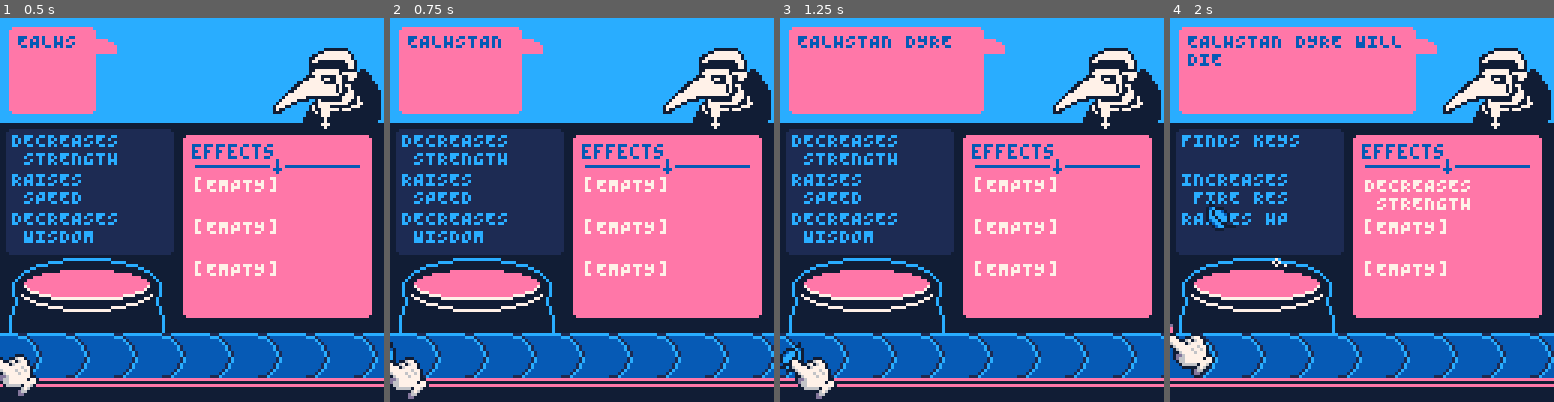
Above: before the commit, frames 1-4 (left to right).
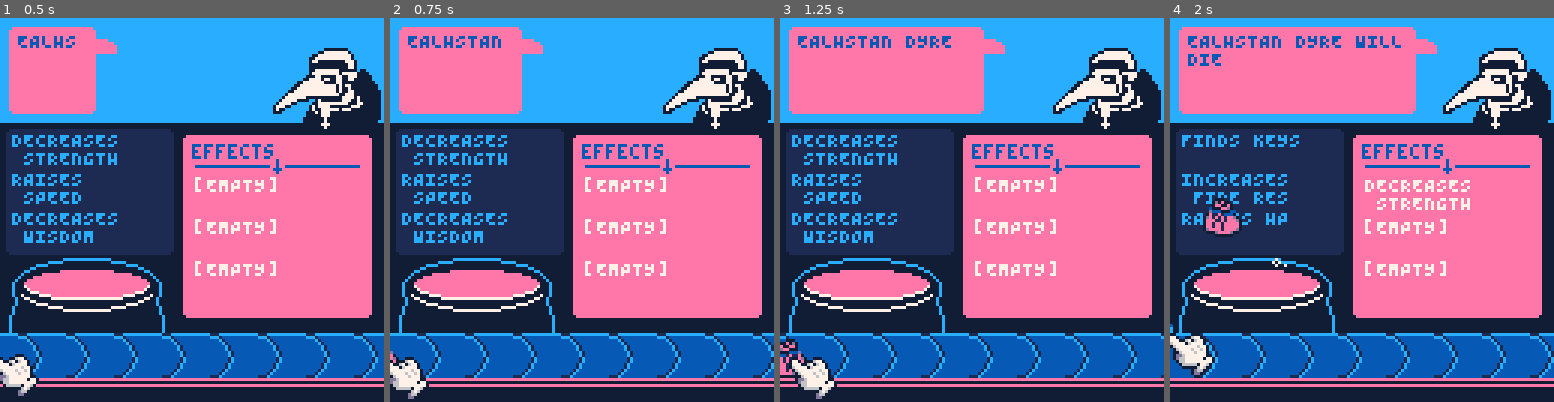
Above: after the commit, the same moments.

Repository: Yolwoocle/minijam_112
Game: PICO-8 cartridge minijam112.p8
Same seed, same stepped clock (60 frames per second), same inputs: the game is played once before the commit and once after it.
Inputs:
- Up to frame 1 (0.5 s): tap X (X key) at 0.33 s
- Up to frame 2 (0.75 s): tap O (Z key) at 0.7 s
- Up to frame 3 (1.25 s): tap X (X key) at 1.07 s
- Up to frame 4 (2 s): hold Right from 1.6 s (still down); tap O (Z key) at 1.7 s; tap X (X key) at 1.85 s

Frame 1 is identical in both runs. In frame 2, less than 0.1% of the frame differs, in the area x 0-3%, y 84-90%; in frame 3, 0.4%; in frame 4, 0.8%, in the area x 0-19%, y 46-83%.

Commit message:
Other ingredients

Diff:
--- a/minijam112.p8
+++ b/minijam112.p8
@@ -389,8 +389,7 @@
 last_names=split"GRAHAMES,HUMES,HARFORDE,DARWINE,GOODEE,ELWINE,EDISONE,SWEETE,TATUME,DYRE,BYRD,WEBBE,HEDLEYE,EVERLYE,HARRISE,FAIRBAIRNS,WESTCOTTE,EDGARE"
 
 function generate_ingredient()
-	local sprite = 64 + flr(rnd(5))*2
-	if(rnd()<.5) sprite = 96 + flr(rnd(8))*2
+	local sprite = rnd{64,96} + flr(rnd(8))*2
 	local gen_ingr={
 		_s=sprite,
 		effects={},
Not shown, changed: 37 lines of the sprite sheet (__gfx__) section of minijam112.p8
Not shown, changed: sheet.png
